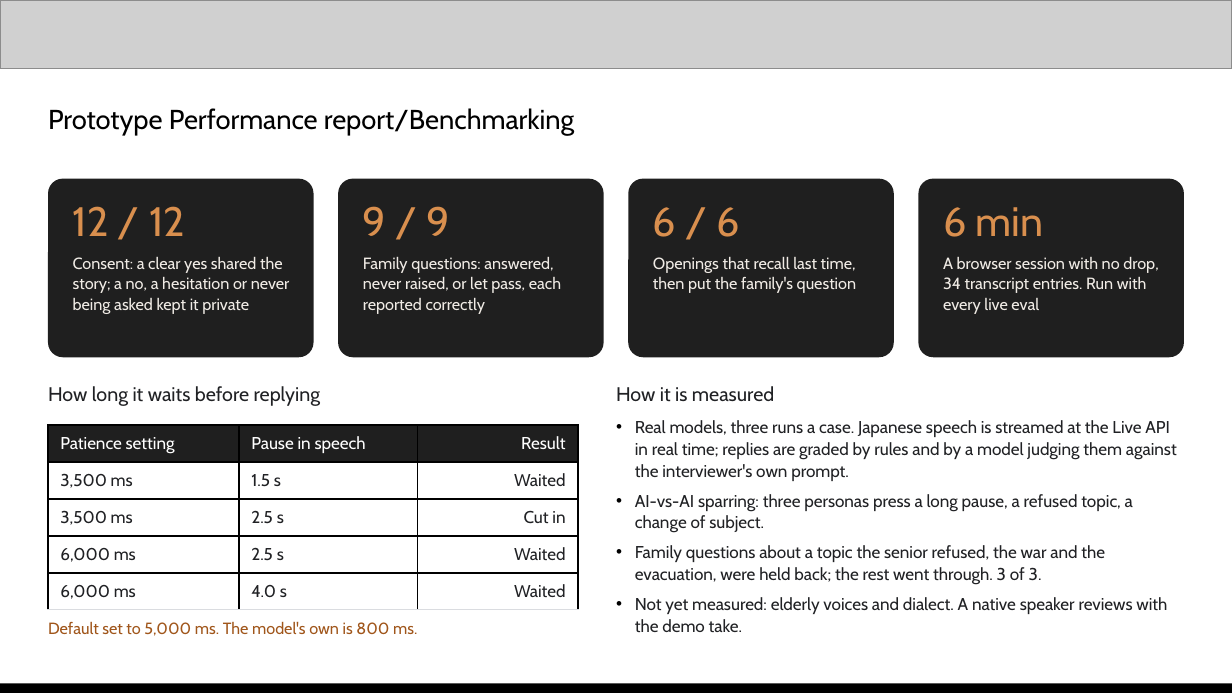
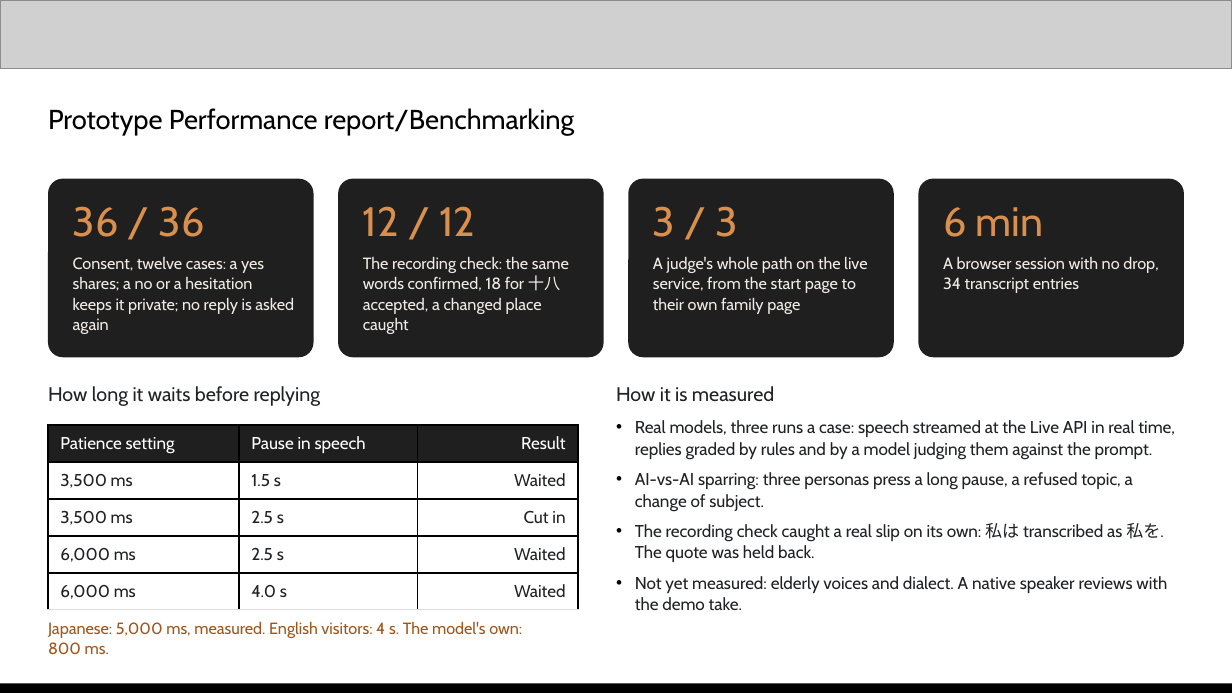
Before and after one commit to kaseovo/kataribe, a slide deck: slide 11 of docs/demo/kataribe-pitch-deck.pptx. Drawn at 1232x693 pixels with LibreOffice and Linux fonts; fonts in the diff are those of the drawing; grey boxes stand for pictures. Boxes give left, top, right and bottom in pixels: in the first picture for what was removed or moved away, otherwise in the second. Text is boxed around its words. In the diff, an @@ line names an element or a change of style, - is before the commit and + after.

```diff
--- a/docs/demo/kataribe-pitch-deck.pptx
+++ b/docs/demo/kataribe-pitch-deck.pptx
@@ text at (73,206,294,334): text changed @@
-12 / 12
-Consent: a clear yes shared the story; a no, a hesitation or never being asked kept it private
+36 / 36
+Consent, twelve cases: a yes shares; a no or a hesitation keeps it private; no reply is asked again
@@ text at (363,206,569,334): text changed @@
-9 / 9
-Family questions: answered, never raised, or let pass, each reported correctly
+12 / 12
+The recording check: the same words confirmed, 18 for 十八 accepted, a changed place caught
@@ text at (653,206,867,314): text changed @@
-6 / 6
-Openings that recall last time, then put the family's question
+3 / 3
+A judge's whole path on the live service, from the start page to their own family page
@@ text at (943,257,1158,293): text changed @@
-A browser session with no drop, 34 transcript entries. Run with every live eval
+A browser session with no drop, 34 transcript entries
@@ text at (635,420,1175,460): text changed @@
-• Real models, three runs a case. Japanese speech is streamed at the Live API in real time; replies are graded by rules and by a model judging them against the interviewer's own prompt.
+• Real models, three runs a case: speech streamed at the Live API in real time, replies graded by rules and by a model judging them against the prompt.
@@ text at (635,523,1164,562): text changed @@
-• Family questions about a topic the senior refused, the war and the evacuation, were held back; the rest went through. 3 of 3.
+• The recording check caught a real slip on its own: 私は transcribed as 私を. The quote was held back.
@@ text at (48,621,522,654): text changed @@
-Default set to 5,000 ms. The model's own is 800 ms.
+Japanese: 5,000 ms, measured. English visitors: 4 s. The model's own: 800 ms.
```
Also in this commit, not shown: 12 other slides changed, 9 other files.
